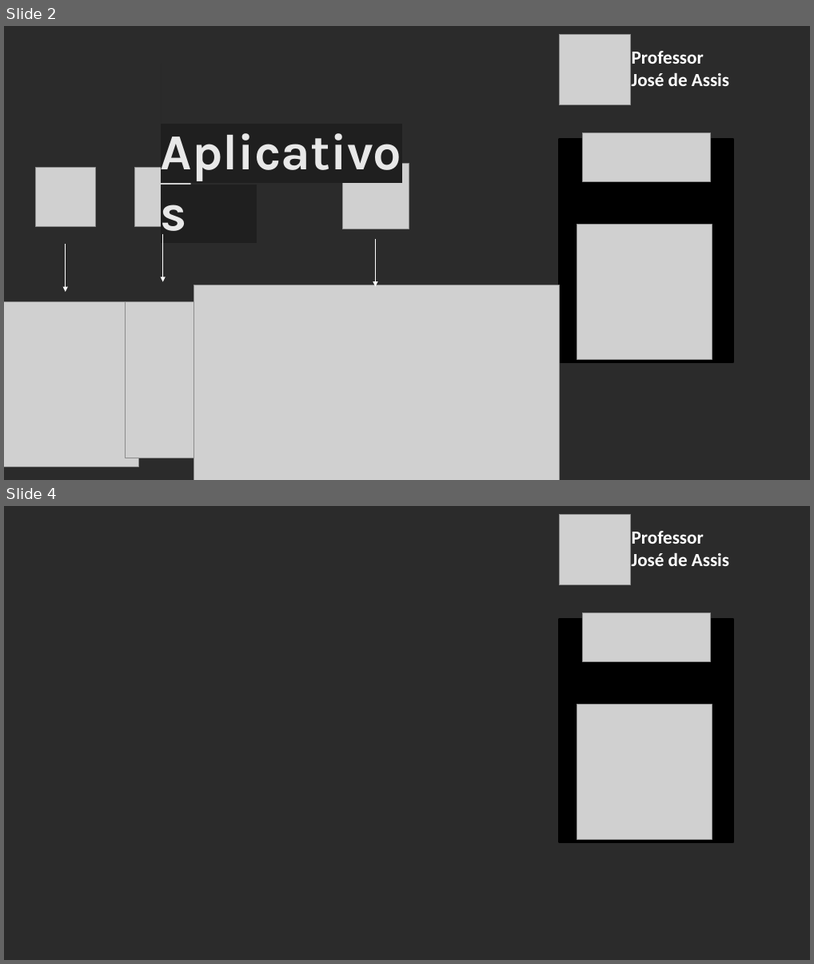
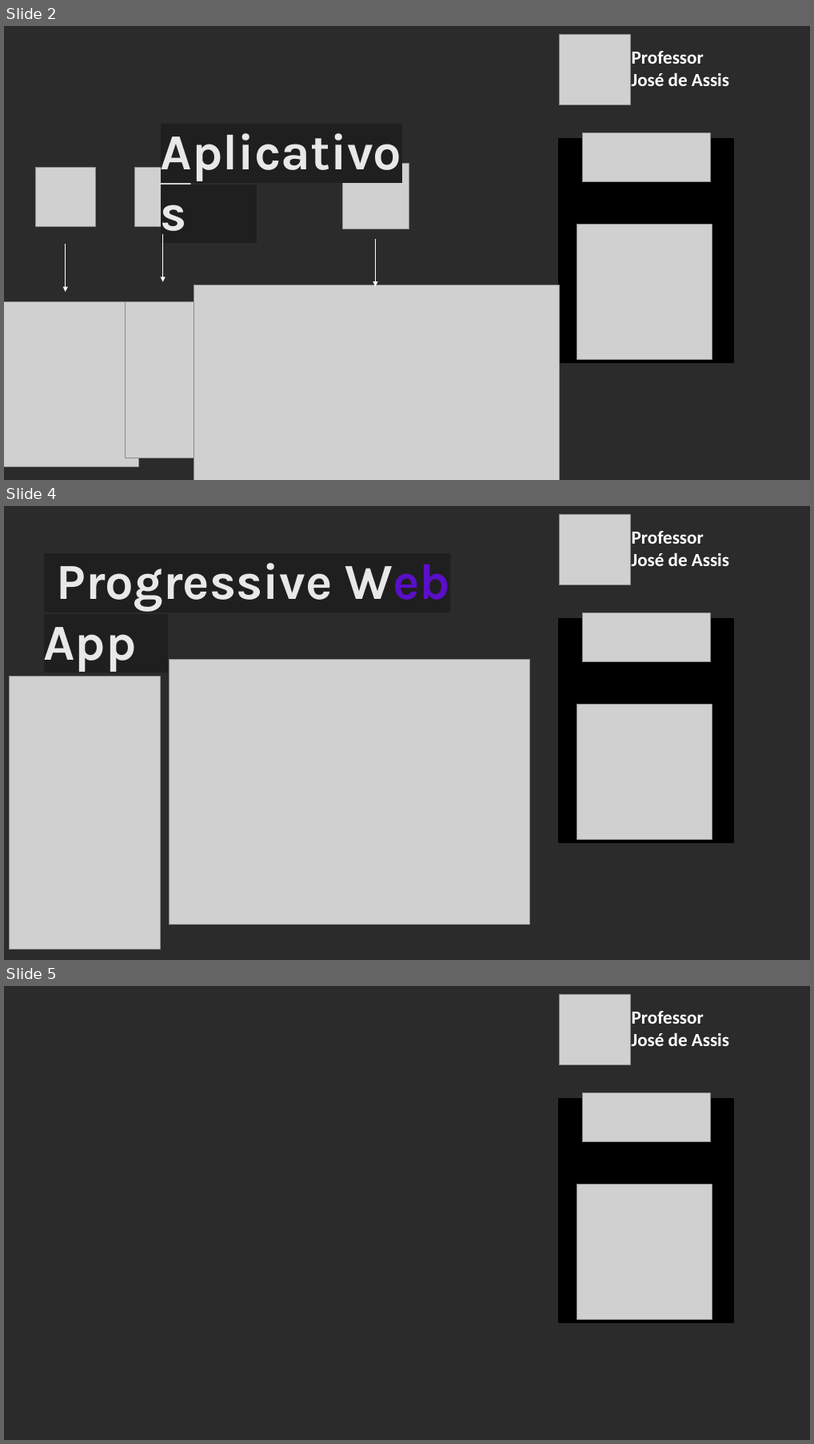
Before and after one commit to professorjosedeassis/flex, a slide deck: tutorial/pwa.pptx. Shown one above the other, each under a label of ours: slides 2 and 4 before the commit, slides 2, 4 and 5 after it; the slides between them are not shown. The pictures are 814x964 and 814x1444 pixels, drawn with LibreOffice and Linux fonts; fonts in the diff are those of the drawing; grey boxes stand for pictures; background and template pictures are left out; a plain dark background stands for a picture behind light text. Boxes give left, top, right and bottom in pixels: in the first picture for what was removed or moved away, otherwise in the second. Text is boxed around its words. In the diff, an @@ line names an element or a change of style, - is before the commit and + after.

```diff
--- a/tutorial/pwa.pptx
+++ b/tutorial/pwa.pptx
@@ slide 4 added at (4,506,810,960), background picture (left out) @@
@@ picture added at (560,515,630,585) @@
@@ text added at (632,531,730,566), 22 pt, text #FFFFFF, bold @@
+Professor
+José de Assis
@@ text added at (44,563,450,672), 60 pt, text #E8E8E8, bold @@
+Progressive Web App-
@@ rectangle added at (560,619,734,842), fill #000000, outline #000000 2 pt @@
@@ picture added at (582,613,710,661) @@
@@ picture added at (169,659,530,924) @@
@@ picture added at (9,676,160,949) @@
@@ picture added at (578,704,712,839) @@
@@ what was slide 4 is now slide 5 @@
```
Also in this commit, not shown: 2 slides changed, 1 other slide added.
